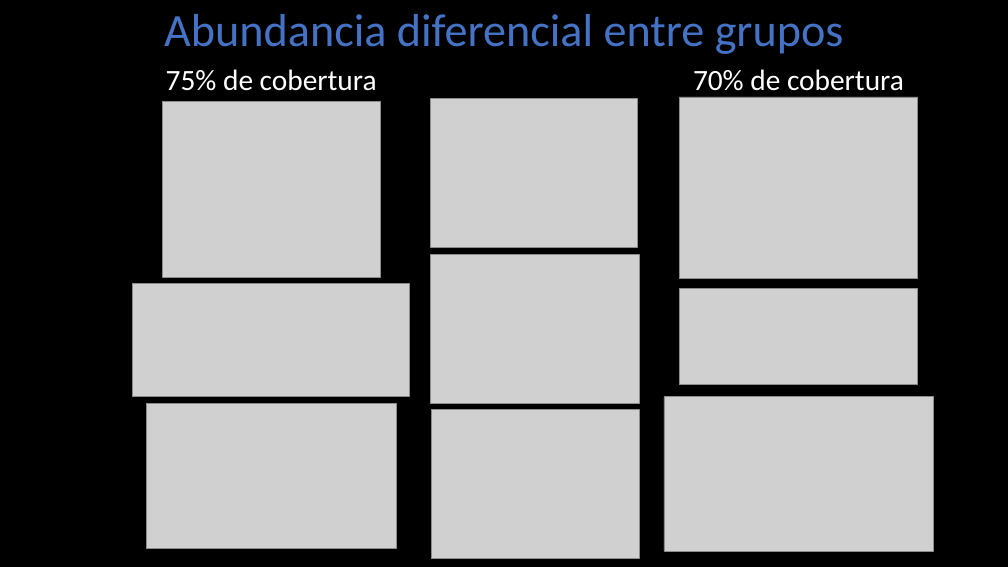
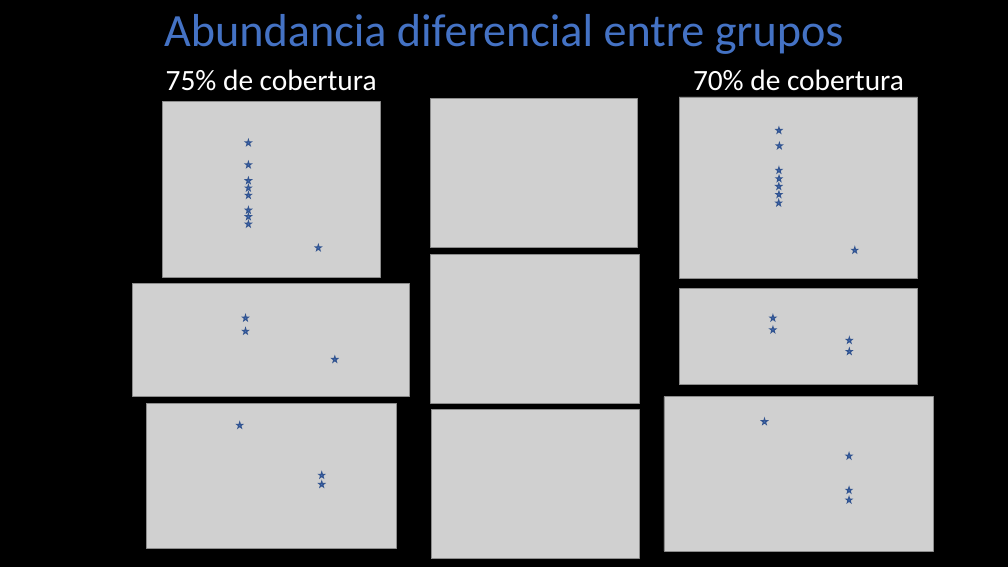
Before and after one commit to LuiguiGallardo/amps_phages, a slide deck: slide 9 of 04_presentations/phages_amps_13062022.pptx (slide 7 before the commit). Drawn at 1008x567 pixels with LibreOffice and Linux fonts; fonts in the diff are those of the drawing; grey boxes stand for pictures. Boxes give left, top, right and bottom in pixels: in the first picture for what was removed or moved away, otherwise in the second. Text is boxed around its words. In the diff, an @@ line names an element or a change of style, - is before the commit and + after.

```diff
--- a/04_presentations/phages_amps_13062022.pptx
+++ b/04_presentations/phages_amps_13062022.pptx
@@ star added at [246, 140, 252, 146], fill #4472C4, outline #325491 1 pt @@
@@ star added at [777, 127, 783, 133], fill #4472C4, outline #325491 1 pt @@
@@ star added at [777, 143, 783, 149], fill #4472C4, outline #325491 1 pt @@
@@ star added at [246, 162, 252, 168], fill #4472C4, outline #325491 1 pt @@
@@ star added at [246, 178, 252, 184], fill #4472C4, outline #325491 1 pt @@
@@ star added at [777, 167, 783, 173], fill #4472C4, outline #325491 1 pt @@
@@ star added at [777, 175, 783, 181], fill #4472C4, outline #325491 1 pt @@
@@ star added at [246, 185, 252, 191], fill #4472C4, outline #325491 1 pt @@
@@ star added at [246, 192, 252, 198], fill #4472C4, outline #325491 1 pt @@
@@ star added at [246, 207, 252, 213], fill #4472C4, outline #325491 1 pt @@
@@ star added at [776, 184, 782, 190], fill #4472C4, outline #325491 1 pt @@
@@ star added at [776, 200, 782, 206], fill #4472C4, outline #325491 1 pt @@
@@ star added at [777, 191, 783, 197], fill #4472C4, outline #325491 1 pt @@
@@ star added at [246, 213, 252, 219], fill #4472C4, outline #325491 1 pt @@
@@ star added at [246, 221, 252, 227], fill #4472C4, outline #325491 1 pt @@
@@ star added at [315, 245, 321, 251], fill #4472C4, outline #325491 1 pt @@
@@ star added at [852, 247, 858, 253], fill #4472C4, outline #325491 1 pt @@
@@ star added at [243, 315, 249, 321], fill #4472C4, outline #325491 1 pt @@
@@ star added at [243, 328, 249, 334], fill #4472C4, outline #325491 1 pt @@
@@ star added at [771, 315, 777, 321], fill #4472C4, outline #325491 1 pt @@
@@ star added at [771, 327, 777, 333], fill #4472C4, outline #325491 1 pt @@
@@ star added at [332, 356, 338, 362], fill #4472C4, outline #325491 1 pt @@
@@ star added at [847, 337, 853, 343], fill #4472C4, outline #325491 1 pt @@
@@ star added at [847, 349, 853, 355], fill #4472C4, outline #325491 1 pt @@
@@ star added at [761, 419, 768, 425], fill #4472C4, outline #325491 1 pt @@
@@ star added at [237, 422, 243, 428], fill #4472C4, outline #325491 1 pt @@
@@ star added at [319, 472, 325, 478], fill #4472C4, outline #325491 1 pt @@
@@ star added at [846, 453, 852, 459], fill #4472C4, outline #325491 1 pt @@
@@ star added at [319, 482, 325, 488], fill #4472C4, outline #325491 1 pt @@
@@ star added at [846, 487, 852, 493], fill #4472C4, outline #325491 1 pt @@
@@ star added at [846, 497, 852, 503], fill #4472C4, outline #325491 1 pt @@
```
Also in this commit, not shown: 1 other slide changed, 3 slides added, 7 other files.
